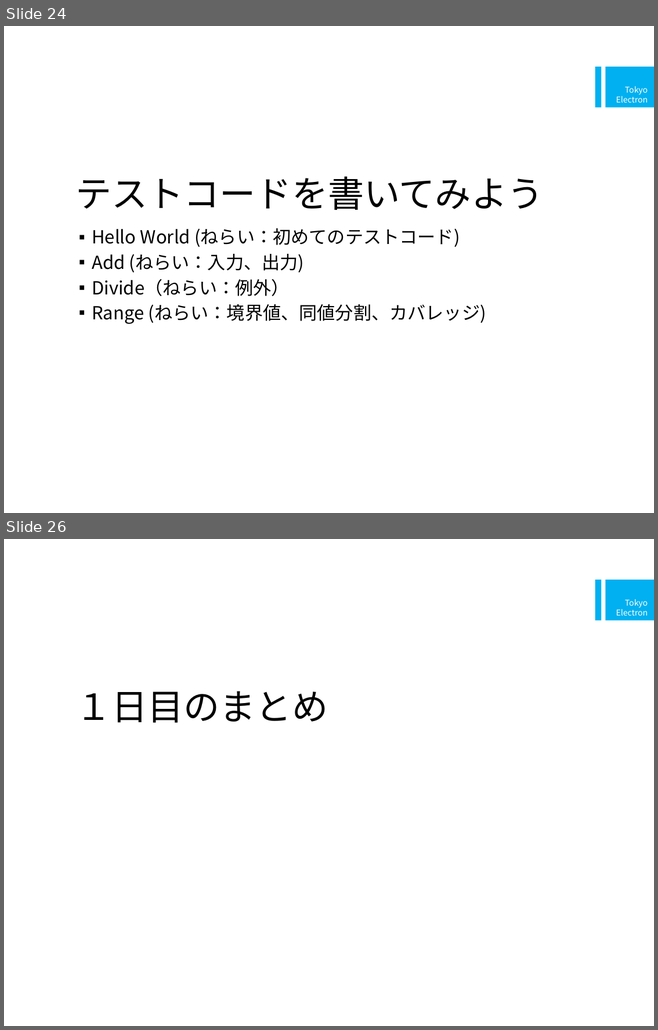
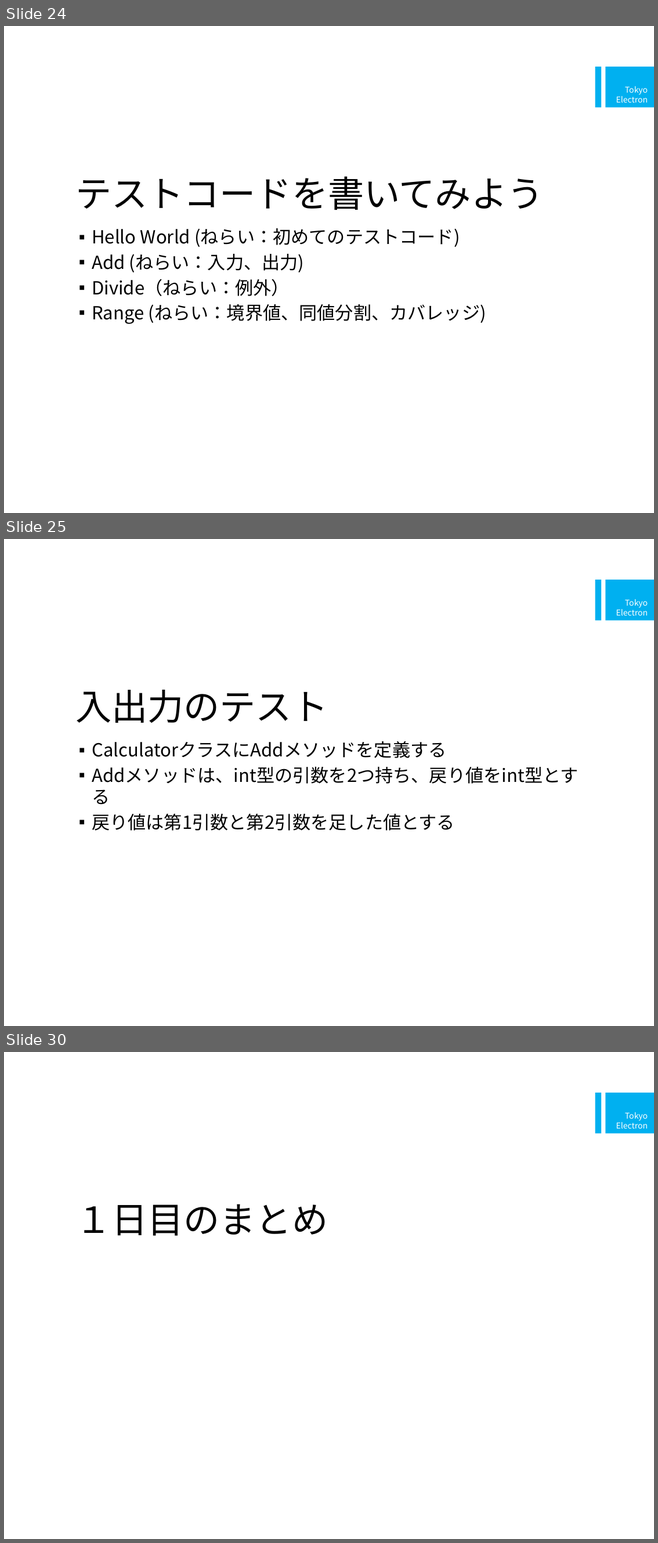
Before and after one commit to a-suzuki/CShrapLecture, a slide deck: doc/テストコードによるC#プログラミング演習.pptx. Shown one above the other, each under a label of ours: slides 24 and 26 before the commit, slides 24, 25 and 30 after it; the slides between them are not shown. The pictures are 658x1030 and 658x1543 pixels, drawn with LibreOffice and Linux fonts; fonts in the diff are those of the drawing. Boxes give left, top, right and bottom in pixels: in the first picture for what was removed or moved away, otherwise in the second. Text is boxed around its words. In the diff, an @@ line names an element or a change of style, - is before the commit and + after.

```diff
--- a/doc/テストコードによるC#プログラミング演習.pptx
+++ b/doc/テストコードによるC#プログラミング演習.pptx
@@ slide 25 added at <box>4,539,654,1026</box>, background #FFFFFF; not listed: 2 template elements that a slide beside it also shows @@
@@ title added at <box>75,690,328,723</box>, 40 pt, text #000000 @@
+入出力のテスト
@@ text added at <box>92,741,578,831</box>, 20 pt, text #000000 @@
+▪ CalculatorクラスにAddメソッドを定義する
+▪ Addメソッドは、int型の引数を2つ持ち、戻り値をint型とする
+▪ 戻り値は第1引数と第2引数を足した値とする
@@ what was slide 26 is now slide 30 @@
```
Also in this commit, not shown: 6 slides changed, 10 other slides added, 1 slide removed.
